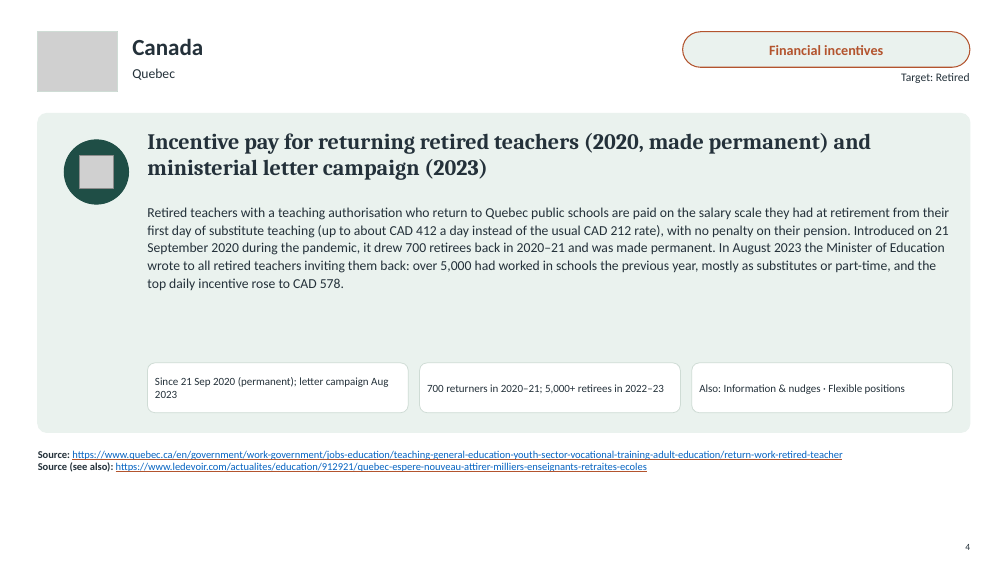
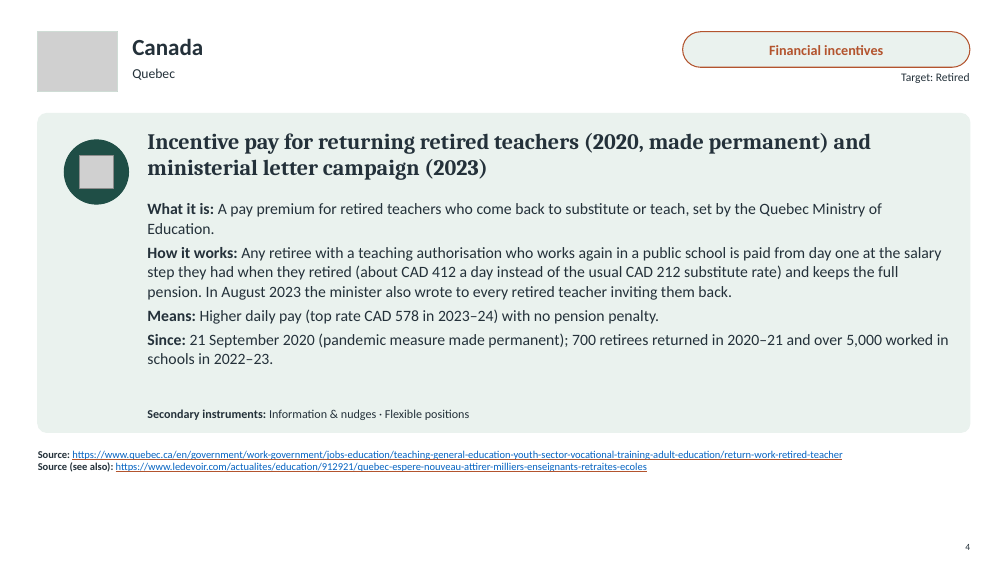
Before and after one commit to jedr1-ship-it/Alternative-Pathways----Quant, a slide deck: slide 4 of policies/Re-attracting_Former_Teachers.pptx. Drawn at 1008x567 pixels with LibreOffice and Linux fonts; fonts in the diff are those of the drawing; grey boxes stand for pictures. Boxes give left, top, right and bottom in pixels: in the first picture for what was removed or moved away, otherwise in the second. Text is boxed around its words. In the diff, an @@ line names an element or a change of style, - is before the commit and + after.

```diff
--- a/policies/Re-attracting_Former_Teachers.pptx
+++ b/policies/Re-attracting_Former_Teachers.pptx
@@ text at (147,203,949,364): text changed; size 13 to 15 pt @@
-Retired teachers with a teaching authorisation who return to Quebec public schools are paid on the salary scale they had at retirement from their first day of substitute teaching (up to about CAD 412 a day instead of the usual CAD 212 rate), with no penalty on their pension. Introduced on 21 September 2020 during the pandemic, it drew 700 retirees back in 2020–21 and was made permanent. In August 2023 the Minister of Education wrote to all retired teachers inviting them back: over 5,000 had worked in schools the previous year, mostly as substitutes or part-time, and the top daily incentive rose to CAD 578.
+What it is: A pay premium for retired teachers who come back to substitute or teach, set by the Quebec Ministry of Education.
+How it works: Any retiree with a teaching authorisation who works again in a public school is paid from day one at the salary step they had when they retired (about CAD 412 a day instead of the usual CAD 212 substitute rate) and keeps the full pension. In August 2023 the minister also wrote to every retired teacher inviting them back.
+Means: Higher daily pay (top rate CAD 578 in 2023–24) with no pension penalty.
+Since: 21 September 2020 (pandemic measure made permanent); 700 retirees returned in 2020–21 and over 5,000 worked in schools in 2022–23.
@@ rounded rectangle removed at (147,363,408,413) @@
@@ text removed at (155,377,388,398) @@
-Since 21 Sep 2020 (permanent); letter campaign Aug 2023
@@ rounded rectangle removed at (420,363,681,413) @@
@@ text removed at (427,384,664,393) @@
-700 returners in 2020–21; 5,000+ retirees in 2022–23
@@ rounded rectangle removed at (692,363,953,413) @@
@@ text at (147,409,469,420): text changed; size 10.5 to 11.5 pt @@
-Also: Information & nudges · Flexible positions
+Secondary instruments: Information & nudges · Flexible positions
```
Also in this commit, not shown: 18 other slides changed, 4 other files.
